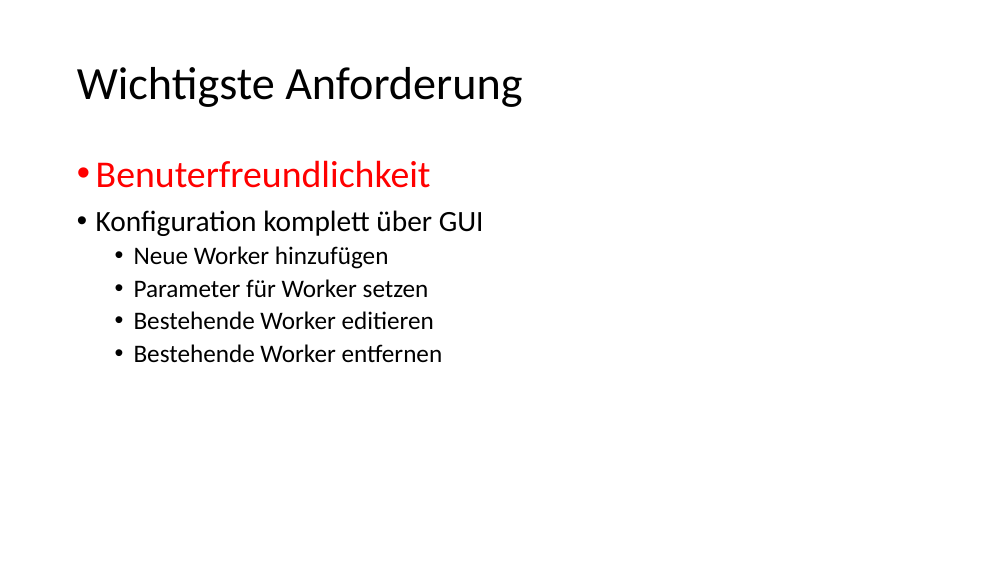
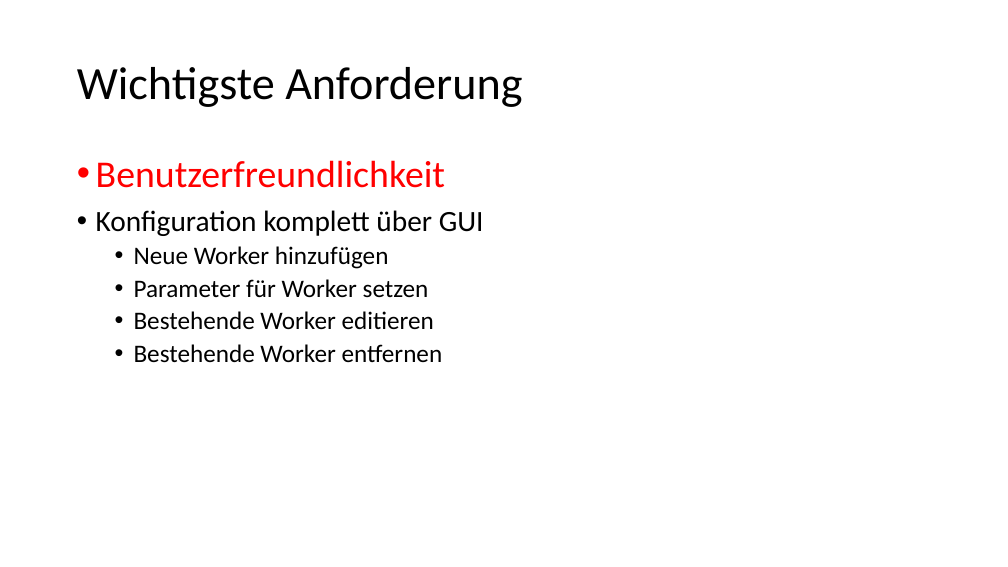
Before and after one commit to Louis9902/Sosse19-SE, a slide deck: slide 2 of Praktikumsbericht/Abschlusspraesentation.pptx. Drawn at 1008x567 pixels with LibreOffice and Linux fonts; fonts in the diff are those of the drawing. Boxes give left, top, right and bottom in pixels: in the first picture for what was removed or moved away, otherwise in the second. Text is boxed around its words. In the diff, an @@ line names an element or a change of style, - is before the commit and + after.

```diff
--- a/Praktikumsbericht/Abschlusspraesentation.pptx
+++ b/Praktikumsbericht/Abschlusspraesentation.pptx
@@ text at bbox=[96, 160, 445, 188]: text changed @@
-• Benuterfreundlichkeit
+• Benutzerfreundlichkeit
```
Also in this commit, not shown: 11 slides added, 1 slide removed.
